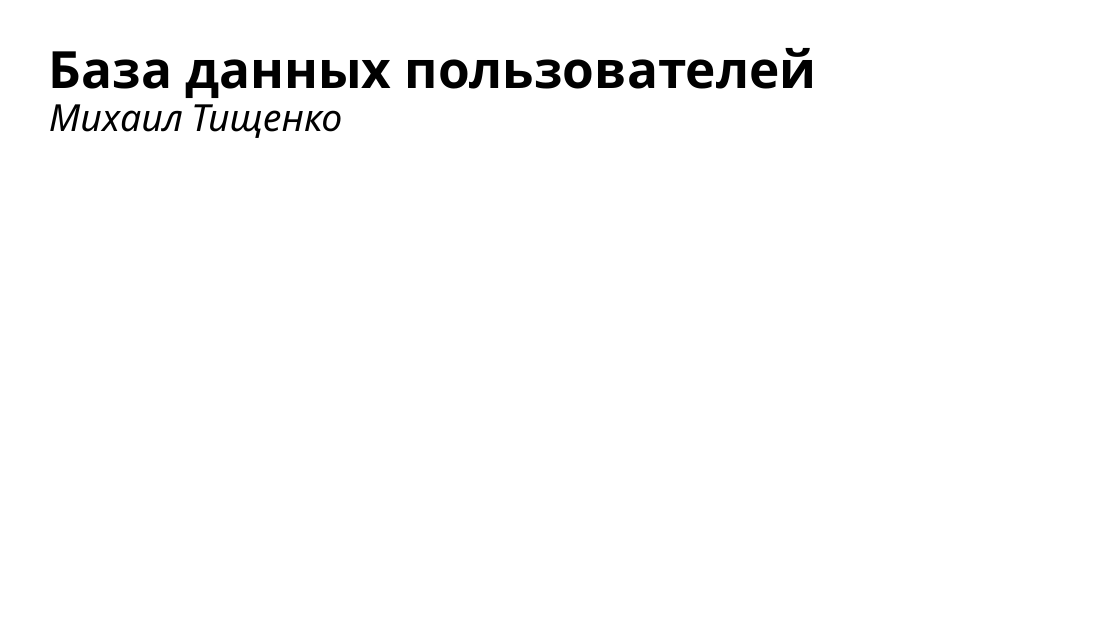
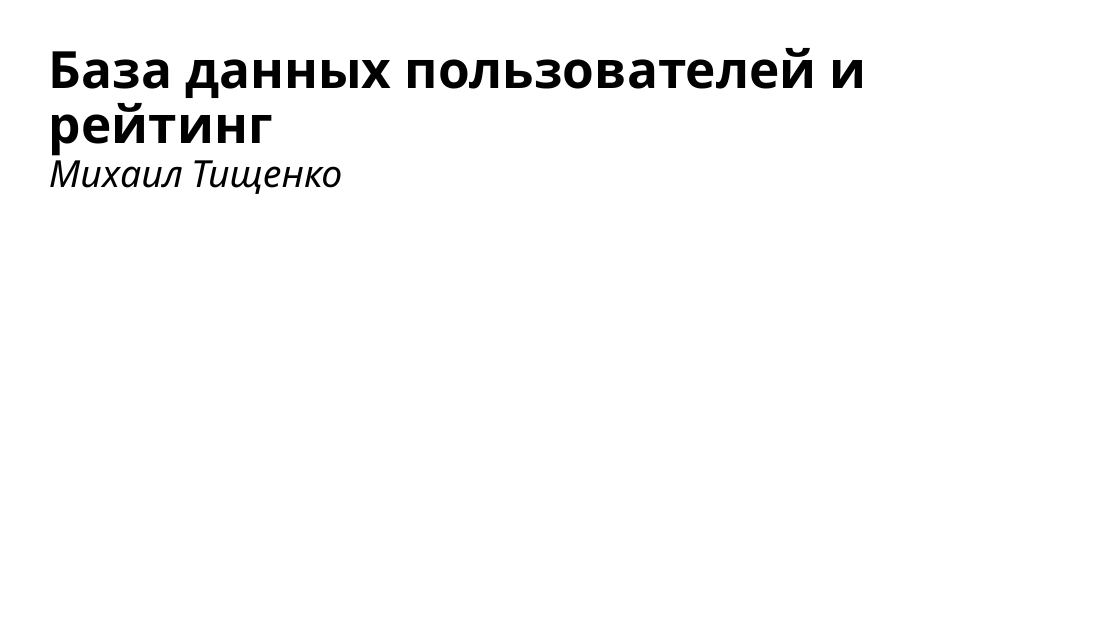
Before and after one commit to yugansonchik/GeoQuest, a slide deck: slide 20 of Презентация GeoQuest.pptx (slide 12 before the commit). Drawn at 1120x630 pixels with LibreOffice and Linux fonts; fonts in the diff are those of the drawing. Boxes give left, top, right and bottom in pixels: in the first picture for what was removed or moved away, otherwise in the second. Text is boxed around its words. In the diff, an @@ line names an element or a change of style, - is before the commit and + after.

```diff
--- a/Презентация GeoQuest.pptx
+++ b/Презентация GeoQuest.pptx
@@ title at (49, 48, 867, 194): text changed @@
-База данных пользователей
-Михаил Тищенко
+База данных пользователей и рейтинг
+Михаил Тищенко
```
Also in this commit, not shown: 9 other slides changed, 12 slides added.
